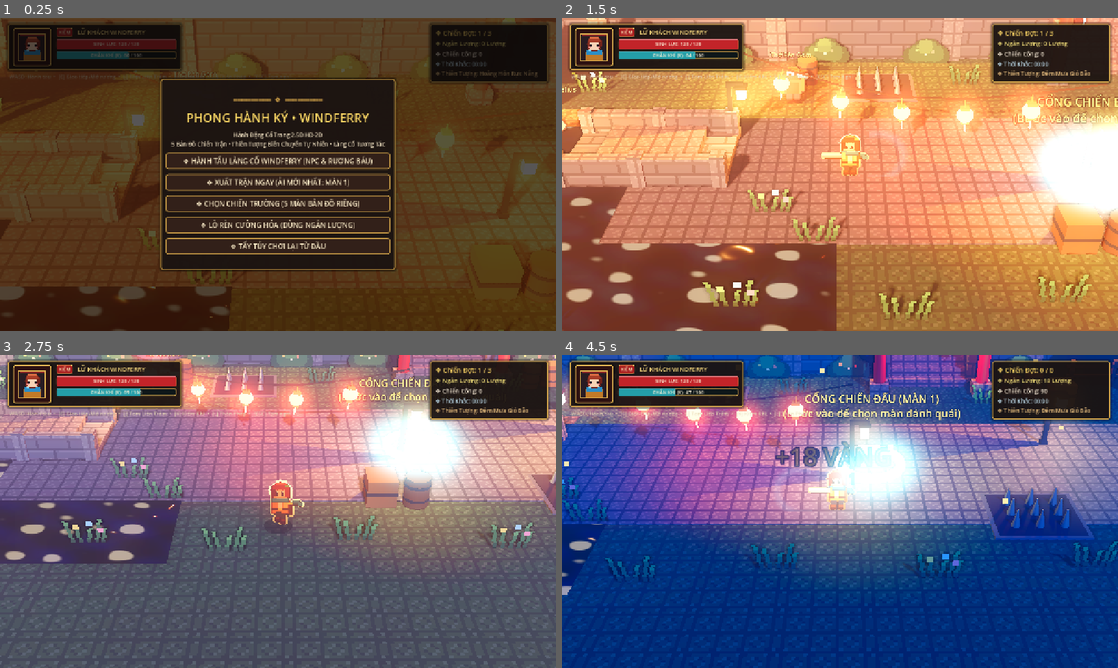
Above: before the commit, frames 1-4 (two rows, left to right).
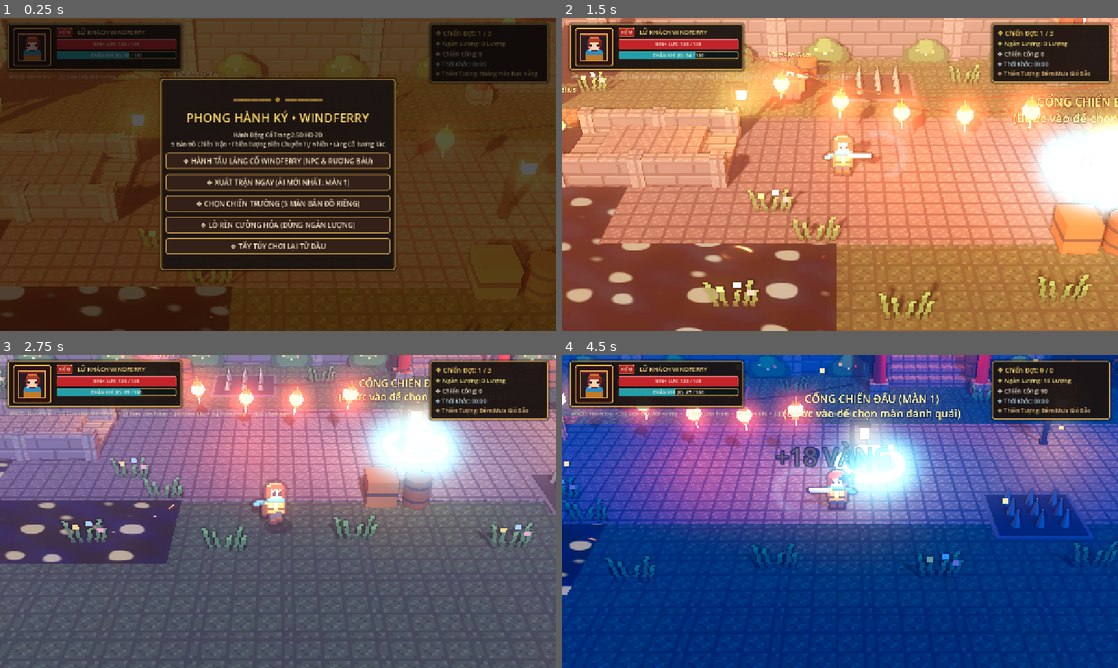
Above: after the commit, the same moments.

Repository: anton-hoang/Game_2D_Godot
Game: Godot game, scene res://scenes/stages/hd2d_main.tscn
Two runs of this game, one before a commit and one after it. Both use one fixed random seed, a clock stepped at 60 frames per second and the inputs below.
Inputs:
- Up to frame 1 (0.25 s): no input
- Up to frame 2 (1.5 s): click "❖ HÀNH TẨU LÀNG CỔ WINDFERRY …" at 0.5 s; tap Enter at 1.25 s; hold D (move_right) from 1.28 s (still down); tap J (attack) at 1.35 s
- Up to frame 3 (2.75 s): tap Space at 1.52, 2.27 s; release D (move_right) at 2.03 s; hold S (move_down) from 2.03 s (still down); tap L (dash) at 2.1 s
- Up to frame 4 (4.5 s): release S (move_down) at 2.78 s; hold D (move_right) 2.78-3.53 s; tap E (interact) at 2.85 s; hold W (move_up) 3.53-4.28 s; tap K (special) at 3.6 s; tap Space at 3.77 s; hold A (move_left) from 4.28 s (still down); tap Z at 4.35 s

The runs differ from the first frame. In frame 1, less than 0.1% of the frame differs, in the area x 28-29%, y 85-87%; in frame 2, 12%; in frame 3, 16%; in frame 4, 25%, in the area x 0-100%, y 0-73%.

Commit message:
Fix: Resolve D3D12 vertex format / GPU device-removed errors (safe Rim-Light halo & optimize OmniLight shadow maps)

Diff:
--- a/scripts/enemies/enemy_base.gd
+++ b/scripts/enemies/enemy_base.gd
@@ -26,7 +26,7 @@
 var hp_bar_3d: Sprite3D
 var _hp_bar_img: Image
 var _hp_bar_tex: ImageTexture
-var _rim_shader_mat: ShaderMaterial
+var _rim_halo_sprite: Sprite3D
 
 
 func _ready() -> void:
@@ -69,15 +69,17 @@
 	anim_sprite.sprite_frames = stats.custom_sprite_frames if stats.custom_sprite_frames else PixelArtGenerator.get_enemy_sprite_frames(stats.archetype, stats.sprite_tint)
 	anim_sprite.play("idle")
 
-	# Viền sáng Rim-Light cho quái & Boss (Boss tỏa viền đỏ rực uy nghi, quái thường tỏa viền ánh trăng xanh/cam)
-	var rim_shader := load("res://assets/shaders/sprite_rim_light.gdshader") as Shader
-	if rim_shader:
-		_rim_shader_mat = ShaderMaterial.new()
-		_rim_shader_mat.shader = rim_shader
-		var rcol := Color(1.0, 0.24, 0.34) if stats.archetype == "boss" else Color(0.58, 0.78, 1.0)
-		_rim_shader_mat.set_shader_parameter("rim_color", rcol)
-		_rim_shader_mat.set_shader_parameter("rim_strength", 1.85 if stats.archetype == "boss" else 0.95)
-		anim_sprite.material_override = _rim_shader_mat
+	# Lớp viền sáng Rim-Light an toàn 100% trên D3D12 (Boss tỏa viền đỏ rực uy nghi, quái thường tỏa viền ánh trăng)
+	_rim_halo_sprite = Sprite3D.new()
+	_rim_halo_sprite.name = "RimLightHalo"
+	_rim_halo_sprite.position = Vector3(0.0, y_offset * stats.sprite_scale, -0.025)
+	_rim_halo_sprite.pixel_size = 0.0485 * stats.sprite_scale
+	_rim_halo_sprite.billboard = BaseMaterial3D.BILLBOARD_FIXED_Y
+	_rim_halo_sprite.texture_filter = BaseMaterial3D.TEXTURE_FILTER_NEAREST
+	_rim_halo_sprite.shaded = false
+	_rim_halo_sprite.modulate = Color(1.0, 0.24, 0.34, 0.58) if stats.archetype == "boss" else Color(0.56, 0.80, 1.0, 0.34)
+	_rim_halo_sprite.cast_shadow = GeometryInstance3D.SHADOW_CASTING_SETTING_OFF
+	add_child(_rim_halo_sprite)
 
 	# Bóng tròn mềm tiếp đất dưới chân quái/Boss
 	var csh := MeshInstance3D.new()
@@ -127,12 +129,12 @@
 
 
 func _physics_process(delta: float) -> void:
-	if _rim_shader_mat and anim_sprite and anim_sprite.sprite_frames:
+	if _rim_halo_sprite and anim_sprite and anim_sprite.sprite_frames:
 		var cur_tex := anim_sprite.sprite_frames.get_frame_texture(anim_sprite.animation, anim_sprite.frame)
-		if cur_tex:
-			_rim_shader_mat.set_shader_parameter("albedo_tex", cur_tex)
-		_rim_shader_mat.set_shader_parameter("flip_h", anim_sprite.flip_h)
-		_rim_shader_mat.set_shader_parameter("modulate_color", anim_sprite.modulate)
+		if cur_tex and _rim_halo_sprite.texture != cur_tex:
+			_rim_halo_sprite.texture = cur_tex
+		_rim_halo_sprite.flip_h = anim_sprite.flip_h
+		_rim_halo_sprite.visible = current_state != State.DIE
 
 	if current_state == State.DIE:
 		return
--- a/scripts/player/player_controller.gd
+++ b/scripts/player/player_controller.gd
@@ -42,7 +42,7 @@
 var slash_vfx: Sprite3D
 var player_light: OmniLight3D
 var camera_rig: CameraRig3D
-var _rim_shader_mat: ShaderMaterial
+var _rim_halo_sprite: Sprite3D
 var _contact_shadow: MeshInstance3D
 
 
@@ -93,14 +93,18 @@
 	anim_sprite.sprite_frames = custom_sprite_frames if custom_sprite_frames else PixelArtGenerator.get_player_sprite_frames()
 	anim_sprite.play("idle")
 
-	# Gắn Shader Rim-Light viền sáng cổ trang lên nhân vật (tự động cập nhật theo từng frame)
-	var rim_shader := load("res://assets/shaders/sprite_rim_light.gdshader") as Shader
-	if rim_shader:
-		_rim_shader_mat = ShaderMaterial.new()
-		_rim_shader_mat.shader = rim_shader
-		_rim_shader_mat.set_shader_parameter("rim_color", Color(1.0, 0.80, 0.44))
-		_rim_shader_mat.set_shader_parameter("rim_strength", 1.25)
-		anim_sprite.material_override = _rim_shader_mat
+	# Tạo viền sáng Rim-Light an toàn 100% bằng Sprite3D hào quang nhẹ phía sau (tránh xung đột pipeline material_override trên D3D12)
+	var rim_halo := Sprite3D.new()
+	rim_halo.name = "RimLightHalo"
+	rim_halo.position = Vector3(0.0, 0.96, -0.02)
+	rim_halo.pixel_size = 0.0475
+	rim_halo.billboard = BaseMaterial3D.BILLBOARD_FIXED_Y
+	rim_halo.texture_filter = BaseMaterial3D.TEXTURE_FILTER_NEAREST
+	rim_halo.shaded = false
+	rim_halo.modulate = Color(1.0, 0.82, 0.46, 0.42)
+	rim_halo.cast_shadow = GeometryInstance3D.SHADOW_CASTING_SETTING_OFF
+	add_child(rim_halo)
+	_rim_halo_sprite = rim_halo
 
 	# Bóng tròn mềm tiếp đất (Contact Shadow) giúp nhân vật đứng vững và rõ vị trí trong màn đêm
 	_contact_shadow = MeshInstance3D.new()
@@ -144,13 +148,12 @@
 	if _is_dead:
 		return
 
-	# Đồng bộ texture & hướng lật cho Shader Rim-Light viền sáng nhân vật
-	if _rim_shader_mat and anim_sprite and anim_sprite.sprite_frames:
+	# Đồng bộ frame & hướng cho lớp Rim-Light Halo phía sau nhân vật
+	if _rim_halo_sprite and anim_sprite and anim_sprite.sprite_frames:
 		var cur_tex := anim_sprite.sprite_frames.get_frame_texture(anim_sprite.animation, anim_sprite.frame)
-		if cur_tex:
-			_rim_shader_mat.set_shader_parameter("albedo_tex", cur_tex)
-		_rim_shader_mat.set_shader_parameter("flip_h", anim_sprite.flip_h)
-		_rim_shader_mat.set_shader_parameter("modulate_color", anim_sprite.modulate)
+		if cur_tex and _rim_halo_sprite.texture != cur_tex:
+			_rim_halo_sprite.texture = cur_tex
+		_rim_halo_sprite.flip_h = anim_sprite.flip_h
 
 	# Hồi năng lượng tự nhiên theo thời gian
 	if current_energy < max_energy:
--- a/scripts/stages/hd2d_environment_builder.gd
+++ b/scripts/stages/hd2d_environment_builder.gd
@@ -87,6 +87,9 @@
 		for child in _stage_map_root.get_children():
 			child.queue_free()
 
+	# Dọn dẹp các tham chiếu đèn / đèn lồng treo đã bị hủy để không giữ reference cũ
+	_prune_invalid_light_refs()
+
 	if theme == "hamlet_hub":
 		if _hamlet_root:
 			_hamlet_root.visible = true
@@ -99,6 +102,23 @@
 			_hamlet_root.process_mode = Node.PROCESS_MODE_DISABLED
 			_set_colliders_disabled(_hamlet_root, true)
 		StageMapLayouts.build_stage_map(self, _stage_map_root, theme)
+
+
+func _prune_invalid_light_refs() -> void:
+	var valid_lights: Array[OmniLight3D] = []
+	var valid_energies: Array[float] = []
+	for i in range(_lantern_lights.size()):
+		if is_instance_valid(_lantern_lights[i]) and not _lantern_lights[i].is_queued_for_deletion():
+			valid_lights.append(_lantern_lights[i])
+			valid_energies.append(_lantern_base_energies[i] if i < _lantern_base_energies.size() else 2.5)
+	_lantern_lights = valid_lights
+	_lantern_base_energies = valid_energies
+
+	var valid_hanging: Array[Node3D] = []
+	for hl in _hanging_lanterns:
+		if is_instance_valid(hl) and not hl.is_queued_for_deletion():
+			valid_hanging.append(hl)
+	_hanging_lanterns = valid_hanging
 
 
 func _set_colliders_disabled(root_node: Node, disabled: bool) -> void:
@@ -665,13 +685,13 @@
 			sign_lbl.visible = true
 	)
 
-	# Ánh sáng cam ấm tỏa ra trước ngôi nhà
+	# Ánh sáng cam ấm tỏa ra trước ngôi nhà (tắt shadow_enabled trên OmniLight để tránh quá tải GPU D3D12, DirectionalLight3D vẫn đổ bóng chuẩn)
 	var house_glow := OmniLight3D.new()
 	house_glow.position = Vector3(0.0, 2.2, 4.0)
 	house_glow.light_color = Color(1.0, 0.62, 0.22)
 	house_glow.light_energy = 2.8
 	house_glow.omni_range = 10.5
-	house_glow.shadow_enabled = true
+	house_glow.shadow_enabled = false
 	house.add_child(house_glow)
 	_lantern_lights.append(house_glow)
 	_lantern_base_energies.append(2.8)
@@ -774,7 +794,7 @@
 		light.light_color = Color(1.0, 0.66, 0.24)
 		light.light_energy = 2.8
 		light.omni_range = 8.8
-		light.shadow_enabled = true
+		light.shadow_enabled = false
 		post.add_child(light)
 		_lantern_lights.append(light)
 		_lantern_base_energies.append(2.8)
@@ -1014,7 +1034,7 @@
 	light.light_color = light_col
 	light.light_energy = energy
 	light.omni_range = 8.5
-	light.shadow_enabled = true
+	light.shadow_enabled = false
 	post.add_child(light)
 	_lantern_lights.append(light)
 	_lantern_base_energies.append(energy)
@@ -1043,7 +1063,7 @@
 	light.light_color = fire_col
 	light.light_energy = 3.1
 	light.omni_range = 9.5
-	light.shadow_enabled = true
+	light.shadow_enabled = false
 	b.add_child(light)
 	_lantern_lights.append(light)
 	_lantern_base_energies.append(3.1)
@@ -1071,7 +1091,7 @@
 	light.light_color = Color(1.0, 0.58, 0.20)
 	light.light_energy = 3.4
 	light.omni_range = 10.5
-	light.shadow_enabled = true
+	light.shadow_enabled = false
 	camp.add_child(light)
 	_lantern_lights.append(light)
 	_lantern_base_energies.append(3.4)
